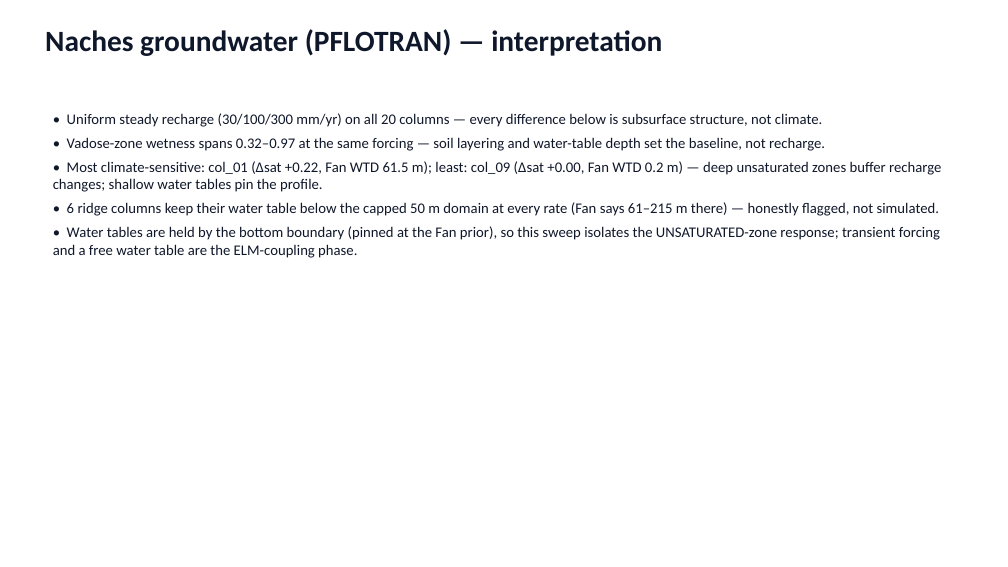
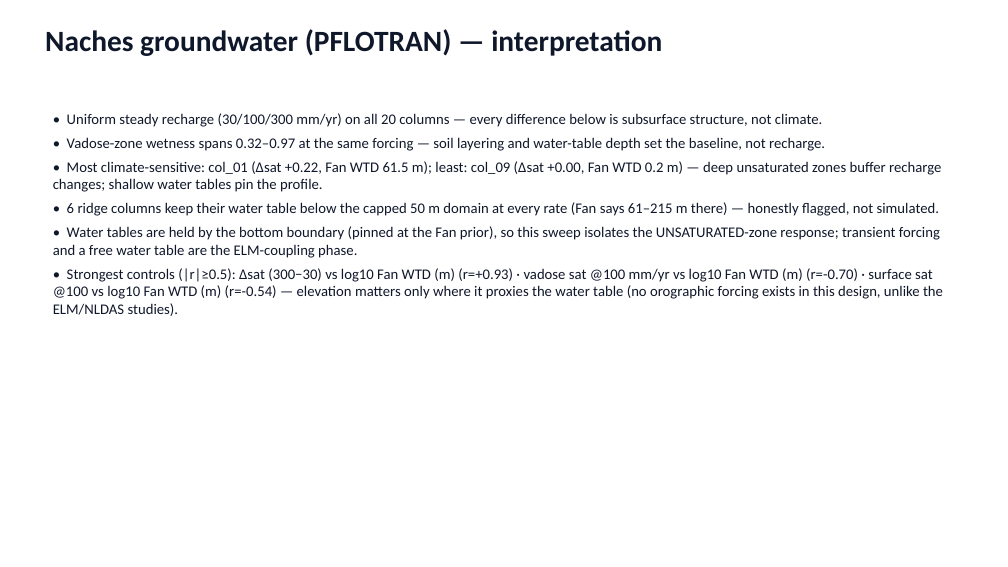
Before and after one commit to hoangtv1899/multi-agent-framework, a slide deck: slide 25 of docs/slides/story_20260706.pptx (slide 24 before the commit). Drawn at 1008x567 pixels with LibreOffice and Linux fonts; fonts in the diff are those of the drawing. Boxes give left, top, right and bottom in pixels: in the first picture for what was removed or moved away, otherwise in the second. Text is boxed around its words. In the diff, an @@ line names an element or a change of style, - is before the commit and + after.

```diff
--- a/docs/slides/story_20260706.pptx
+++ b/docs/slides/story_20260706.pptx
@@ text at <box>53,268,943,316</box>: paragraph added @@
+• Strongest controls (|r|≥0.5): Δsat (300−30) vs log10 Fan WTD (m) (r=+0.93) · vadose sat @100 mm/yr vs log10 Fan WTD (m) (r=-0.70) · surface sat @100 vs log10 Fan WTD (m) (r=-0.54) — elevation matters only where it proxies the water table (no orographic forcing exists in this design, unlike the ELM/NLDAS studies).
```
Also in this commit, not shown: 1 slide added, 2 other files.
